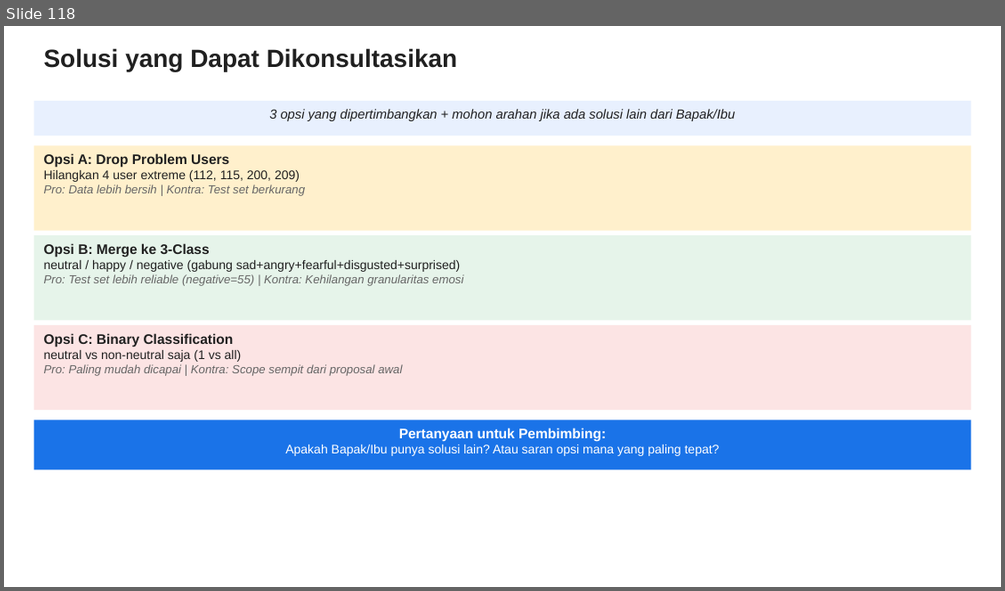
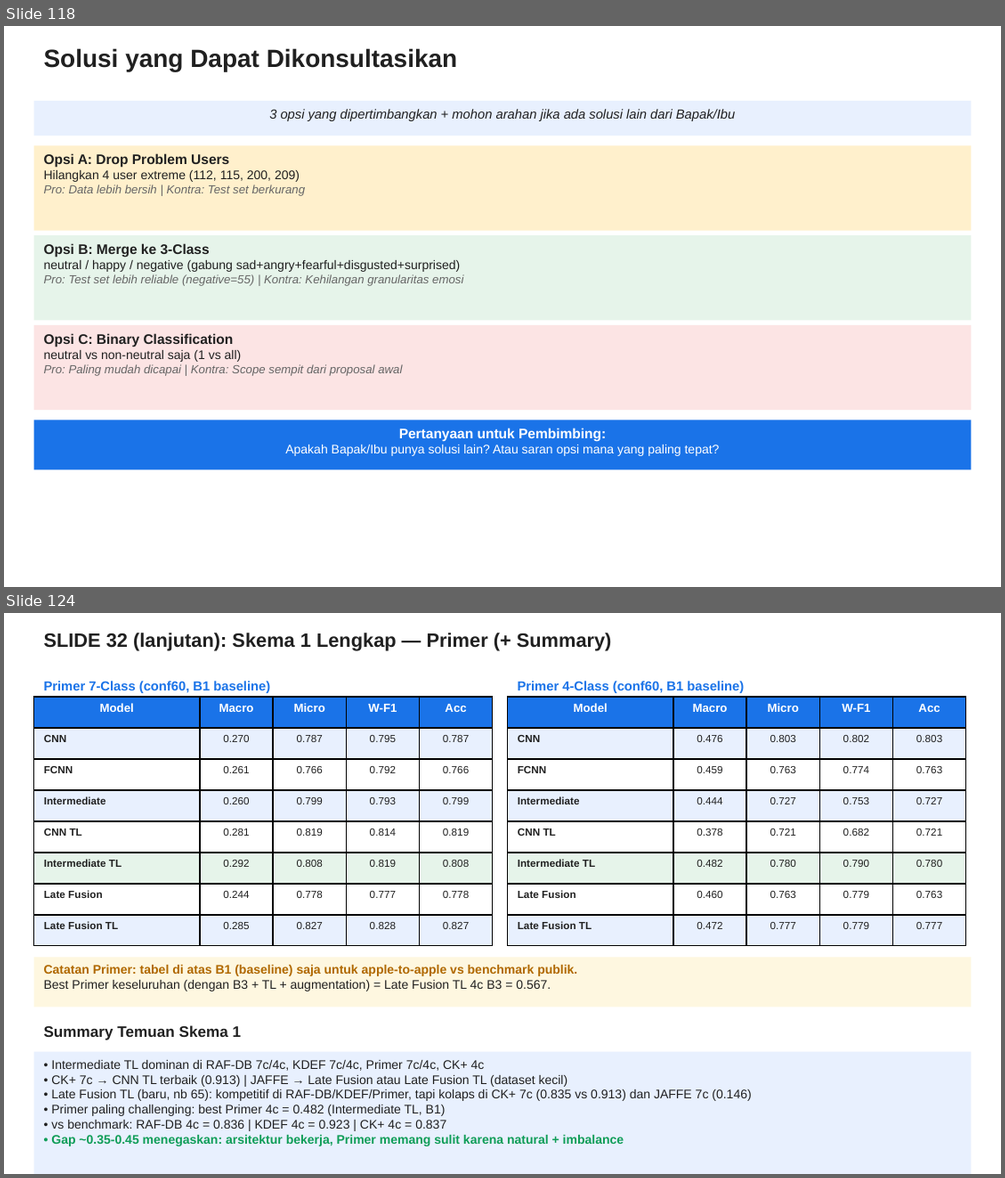
Before and after one commit to taufikhdyt01/MultimodalEmoLearn, a slide deck: docs/PPT Bimbingan.pptx. Shown one above the other, each under a label of ours: slide 118 before the commit, slides 118 and 124 after it; the slides between them are not shown. The pictures are 1005x591 and 1005x1178 pixels, drawn with LibreOffice and Linux fonts; fonts in the diff are those of the drawing. Boxes give left, top, right and bottom in pixels: in the first picture for what was removed or moved away, otherwise in the second. Text is boxed around its words. In the diff, an @@ line names an element or a change of style, - is before the commit and + after.

```diff
--- a/docs/PPT Bimbingan.pptx
+++ b/docs/PPT Bimbingan.pptx
@@ slide 124 added at bbox=[4, 613, 1001, 1174], background #FFFFFF @@
@@ text added at bbox=[44, 633, 612, 651], 14 pt, text #202020, bold @@
+SLIDE 32 (lanjutan): Skema 1 Lengkap — Primer (+ Summary)
@@ text added at bbox=[44, 681, 270, 693], 9.5 pt, text #1A73E8, bold @@
+Primer 7-Class (conf60, B1 baseline)
@@ text added at bbox=[518, 681, 744, 693], 9.5 pt, text #1A73E8, bold @@
+Primer 4-Class (conf60, B1 baseline)
@@ table added at bbox=[34, 697, 491, 946], 8 rows, 5 columns @@
+Model | Macro | Micro | W-F1 | Acc
+CNN | 0.270 | 0.787 | 0.795 | 0.787
+FCNN | 0.261 | 0.766 | 0.792 | 0.766
+Intermediate | 0.260 | 0.799 | 0.793 | 0.799
+CNN TL | 0.281 | 0.819 | 0.814 | 0.819
+Intermediate TL | 0.292 | 0.808 | 0.819 | 0.808
+Late Fusion | 0.244 | 0.778 | 0.777 | 0.778
+Late Fusion TL | 0.285 | 0.827 | 0.828 | 0.827
@@ table added at bbox=[508, 697, 964, 946], 8 rows, 5 columns @@
+Model | Macro | Micro | W-F1 | Acc
+CNN | 0.476 | 0.803 | 0.802 | 0.803
+FCNN | 0.459 | 0.763 | 0.774 | 0.763
+Intermediate | 0.444 | 0.727 | 0.753 | 0.727
+CNN TL | 0.378 | 0.721 | 0.682 | 0.721
+Intermediate TL | 0.482 | 0.780 | 0.790 | 0.780
+Late Fusion | 0.460 | 0.763 | 0.779 | 0.763
+Late Fusion TL | 0.472 | 0.777 | 0.779 | 0.777
@@ rectangle added at bbox=[34, 957, 971, 1006], fill #FEF7E0, 9 pt, text #B06800, bold @@
+Catatan Primer: tabel di atas B1 (baseline) saja untuk apple-to-apple vs benchmark publik.
+Best Primer keseluruhan (dengan B3 + TL + augmentation) = Late Fusion TL 4c B3 = 0.567.
@@ text added at bbox=[44, 1025, 242, 1040], 11 pt, text #202020, bold @@
+Summary Temuan Skema 1
@@ rectangle added at bbox=[34, 1052, 971, 1174], fill #E8F0FE, 9 pt, text #202020 @@
+• Intermediate TL dominan di RAF-DB 7c/4c, KDEF 7c/4c, Primer 7c/4c, CK+ 4c
+• CK+ 7c → CNN TL terbaik (0.913) | JAFFE → Late Fusion atau Late Fusion TL (dataset kecil)
+• Late Fusion TL (baru, nb 65): kompetitif di RAF-DB/KDEF/Primer, tapi kolaps di CK+ 7c (0.835 vs 0.913) dan JAFFE 7c (0.146)
+• Primer paling challenging: best Primer 4c = 0.482 (Intermediate TL, B1)
+• vs benchmark: RAF-DB 4c = 0.836 | KDEF 4c = 0.923 | CK+ 4c = 0.837
+• Gap ~0.35-0.45 menegaskan: arsitektur bekerja, Primer memang sulit karena natural + imbalance
```
Also in this commit, not shown: 7 other slides added, 3 other files.
